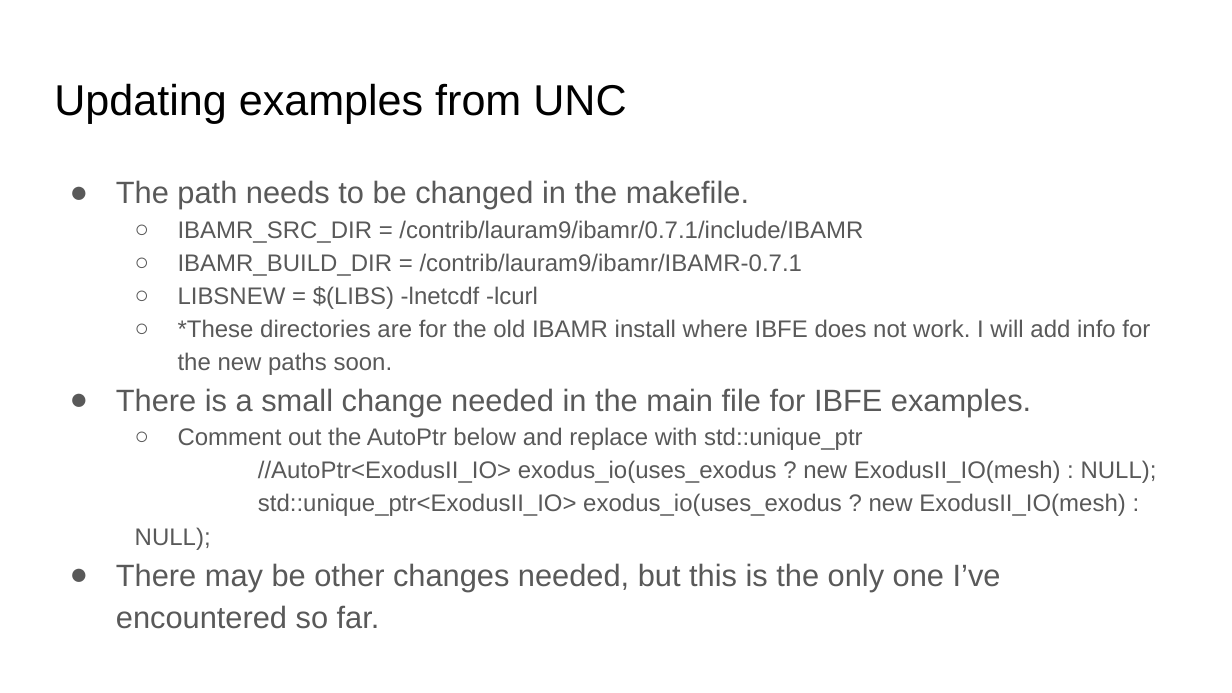
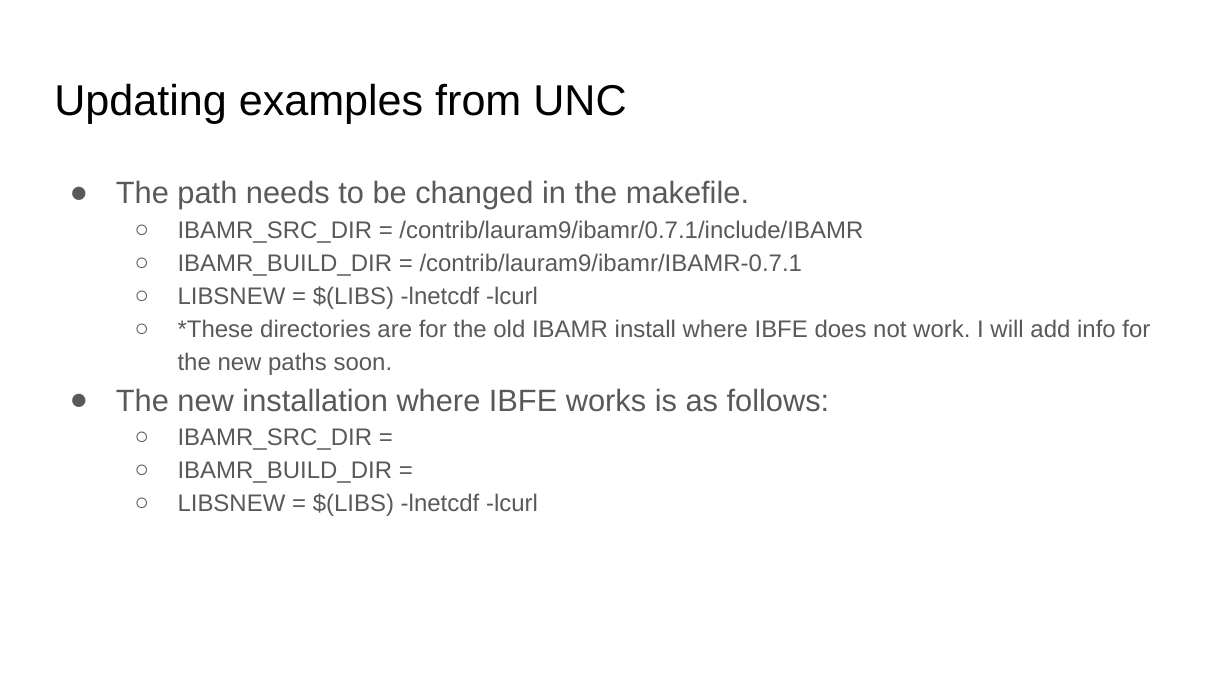
Before and after one commit to fairyflies9/IBAMR-Tutorials, a slide deck: slide 23 of UA Tutorials/UAClusterIb2dIBAMR.pptx. Drawn at 1232x693 pixels with LibreOffice and Linux fonts; fonts in the diff are those of the drawing. Boxes give left, top, right and bottom in pixels: in the first picture for what was removed or moved away, otherwise in the second. Text is boxed around its words. In the diff, an @@ line names an element or a change of style, - is before the commit and + after.

```diff
--- a/UA Tutorials/UAClusterIb2dIBAMR.pptx
+++ b/UA Tutorials/UAClusterIb2dIBAMR.pptx
@@ text at [116,388,830,516]: text changed @@
-● There is a small change needed in the main file for IBFE examples.
-  ○ Comment out the AutoPtr below and replace with std::unique_ptr
-  //AutoPtr<ExodusII_IO> exodus_io(uses_exodus ? new ExodusII_IO(mesh) : NULL);
-  std::unique_ptr<ExodusII_IO> exodus_io(uses_exodus ? new ExodusII_IO(mesh) : NULL);
-● There may be other changes needed, but this is the only one I’ve encountered so far.
+● The new installation where IBFE works is as follows:
+  ○ IBAMR_SRC_DIR =
+  ○ IBAMR_BUILD_DIR =
+  ○ LIBSNEW = $(LIBS) -lnetcdf -lcurl
```
Also in this commit, not shown: 1 slide added, 6 other files.
